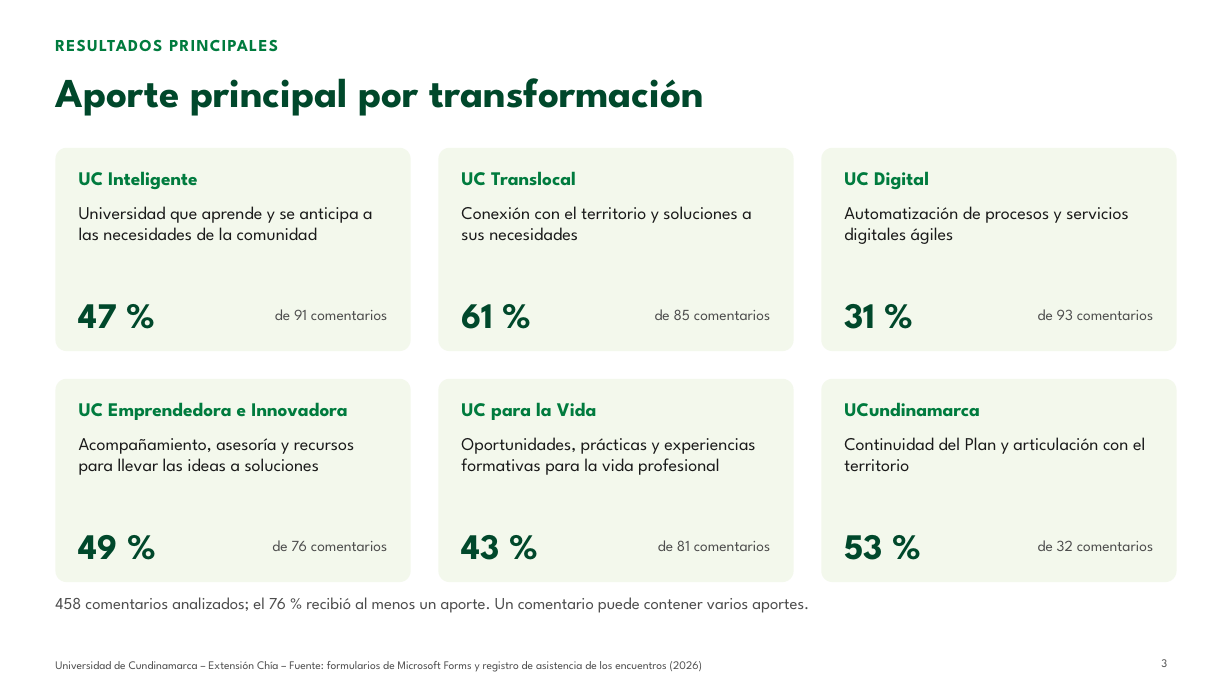
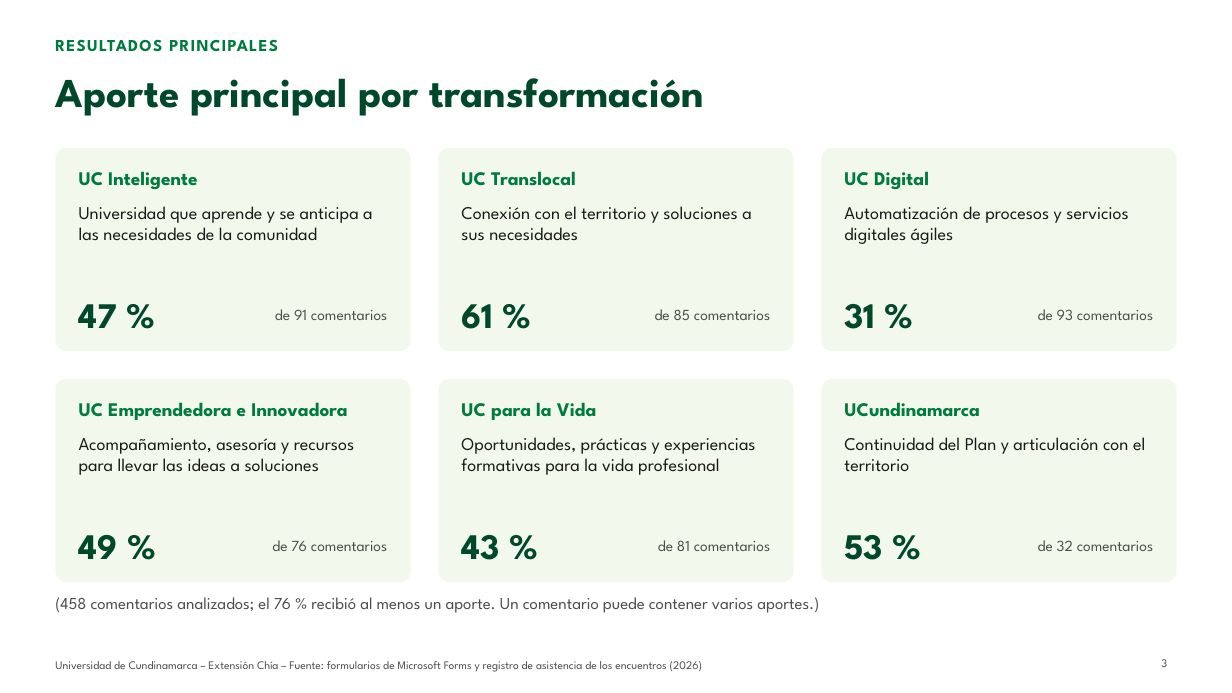
Before and after one commit to Nicolaserd/Planeacion_estrategica_transformaciones_temas, a slide deck: slide 3 of flujo_bert_jev/informe/presentaciones/Presentacion_Extension_Chia_BERT_Jev.pptx. Drawn at 1232x693 pixels with LibreOffice and Linux fonts; fonts in the diff are those of the drawing; background and template pictures are left out. Boxes give left, top, right and bottom in pixels: in the first picture for what was removed or moved away, otherwise in the second. Text is boxed around its words. In the diff, an @@ line names an element or a change of style, - is before the commit and + after.

```diff
--- a/flujo_bert_jev/informe/presentaciones/Presentacion_Extension_Chia_BERT_Jev.pptx
+++ b/flujo_bert_jev/informe/presentaciones/Presentacion_Extension_Chia_BERT_Jev.pptx
@@ text at <box>55,597,819,613</box>: text changed @@
-458 comentarios analizados; el 76 % recibió al menos un aporte. Un comentario puede contener varios aportes.
+(458 comentarios analizados; el 76 % recibió al menos un aporte. Un comentario puede contener varios aportes.)
```
Also in this commit, not shown: 7 other slides changed, 23 other files.
